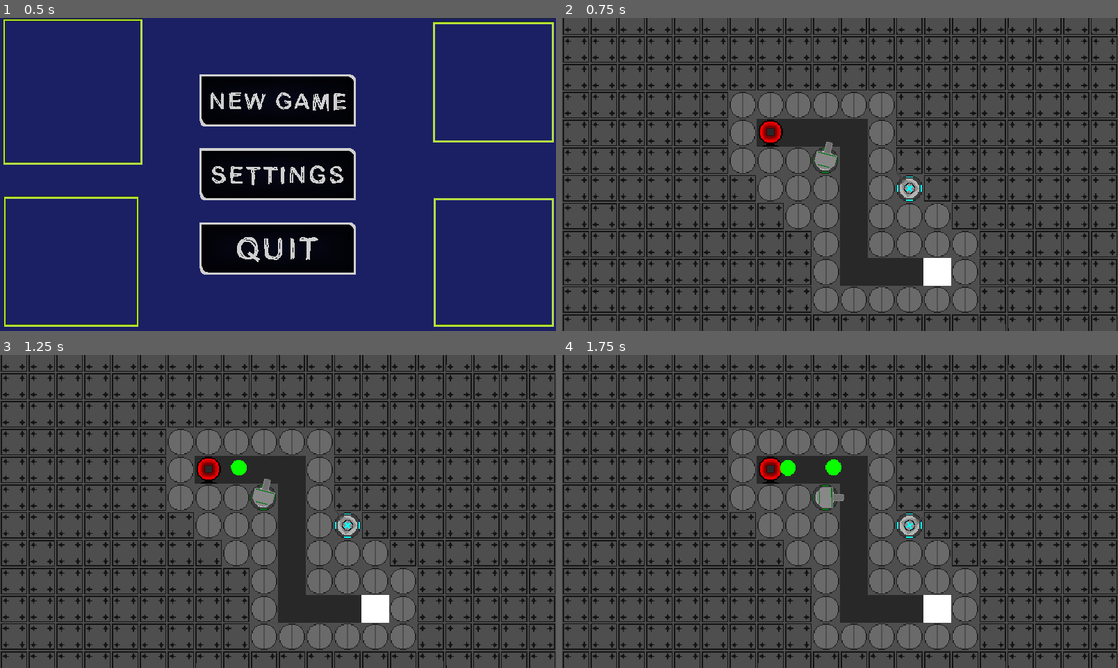
Above: before the commit, frames 1-4 (two rows, left to right).
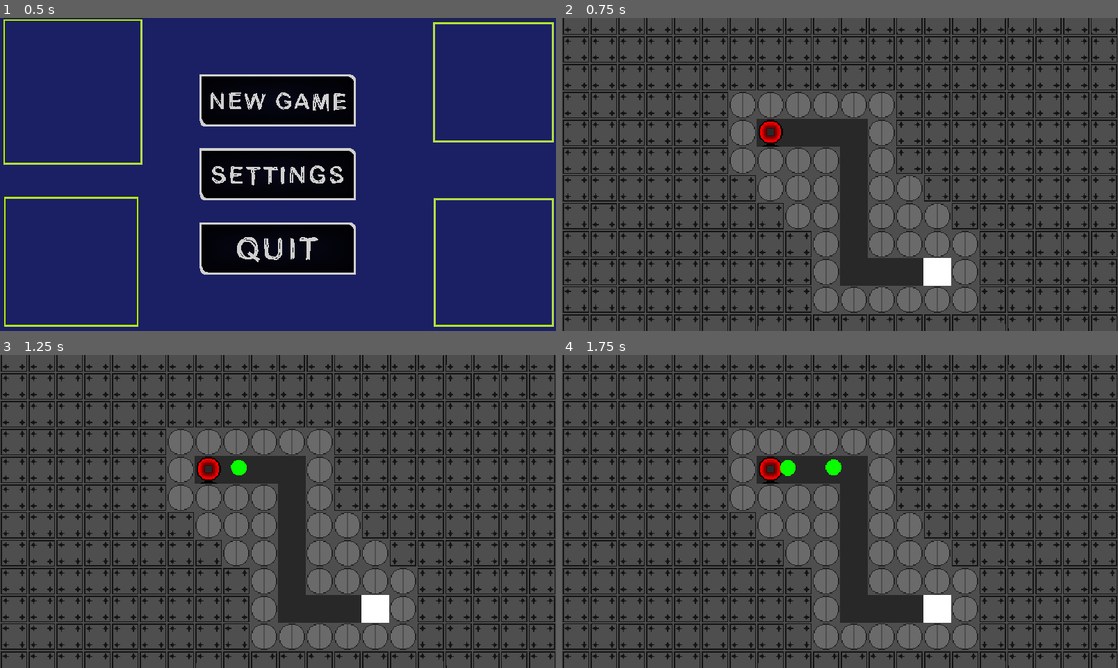
Above: after the commit, the same moments.

Repository: AdamBortt/2DTD
Game: Godot game, scene res://Scenes/scene_handler.tscn
Same seed, same stepped clock (60 frames per second), same inputs: the game is played once before the commit and once after it.
Inputs (mouse positions are in pixels of both pictures, inside the frame that each line leads up to):
- Up to frame 1 (0.5 s): no input
- Up to frame 2 (0.75 s): click (840, 99) at 0.5 s
- Up to frame 3 (1.25 s): no input
- Up to frame 4 (1.75 s): move the mouse to (962, 495) at 1.27 s; click (962, 495) at 1.35 s

Frame 1 is identical in both runs. In frame 2, 0.6% of the frame differs, in the area x 45-65%, y 39-59%; in frame 3, 0.6%; in frame 4, 0.6%.

Commit message:
Deleted placeholder build towers

Diff:
--- a/Scenes/Levels/level_1.tscn
+++ b/Scenes/Levels/level_1.tscn
@@ -1,10 +1,8 @@
-[gd_scene load_steps=11 format=3 uid="uid://cbjgxgvyqmjm4"]
+[gd_scene load_steps=9 format=3 uid="uid://cbjgxgvyqmjm4"]
 
 [ext_resource type="Texture2D" uid="uid://csiosj75cksbs" path="res://Assets/Tilemap assets/Turretbase.png" id="1_4if8a"]
 [ext_resource type="Texture2D" uid="uid://brampgysbvp04" path="res://Assets/Tilemap assets/Basetilemap.png" id="1_5m3i2"]
 [ext_resource type="Texture2D" uid="uid://dn2cg107uhll3" path="res://Assets/Tilemap assets/Obstructed.png" id="1_x1agt"]
-[ext_resource type="PackedScene" uid="uid://bnvjxxop2lt8y" path="res://Scenes/Turrets/T1_basic.tscn" id="3_f2sy6"]
-[ext_resource type="PackedScene" uid="uid://dscvemh0k42xe" path="res://Scenes/Turrets/T1_sniper.tscn" id="4_grf0y"]
 
 [sub_resource type="TileSetAtlasSource" id="TileSetAtlasSource_dnbb8"]
 texture = ExtResource("1_5m3i2")
@@ -52,9 +50,3 @@
 curve = SubResource("Curve2D_4pm8q")
 
 [node name="Turrets" type="Node2D" parent="."]
-
-[node name="BasicT1" parent="Turrets" instance=ExtResource("3_f2sy6")]
-position = Vector2(-17, -16)
-
-[node name="SniperT1" parent="Turrets" instance=ExtResource("4_grf0y")]
-position = Vector2(80, 16)
